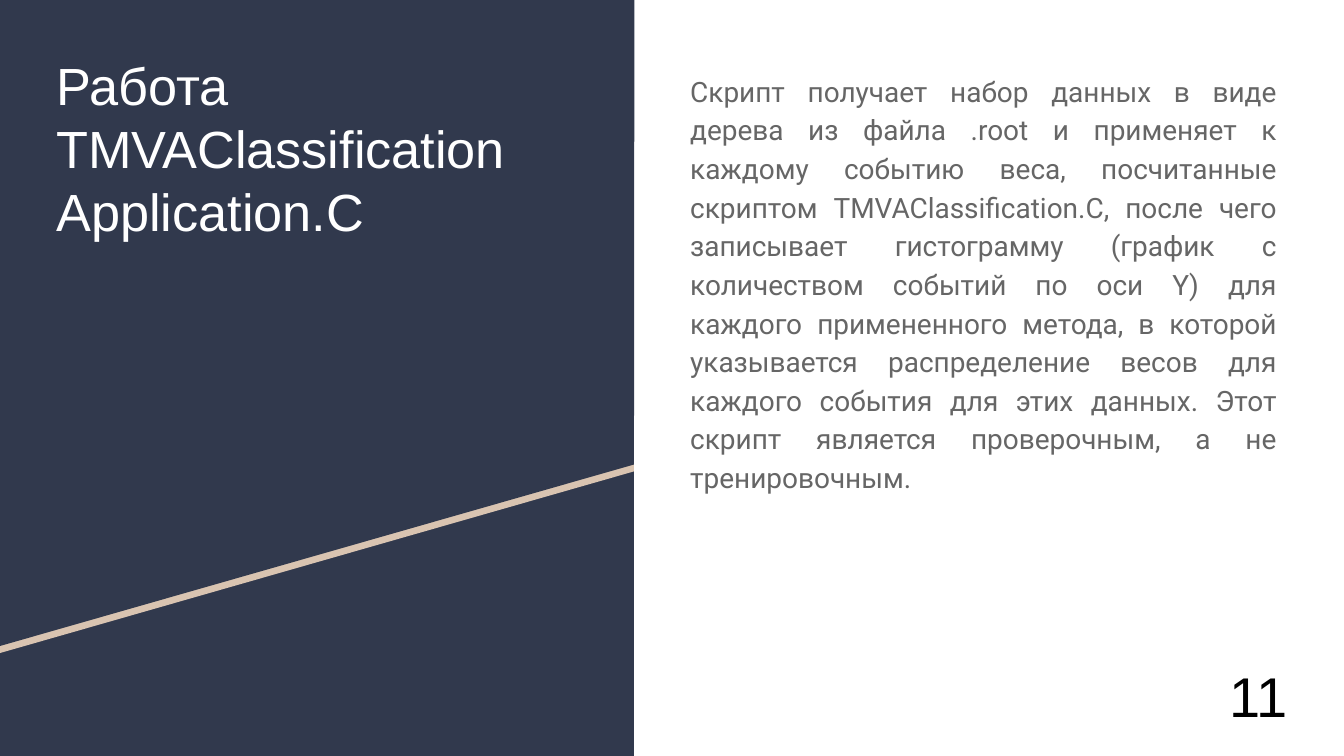
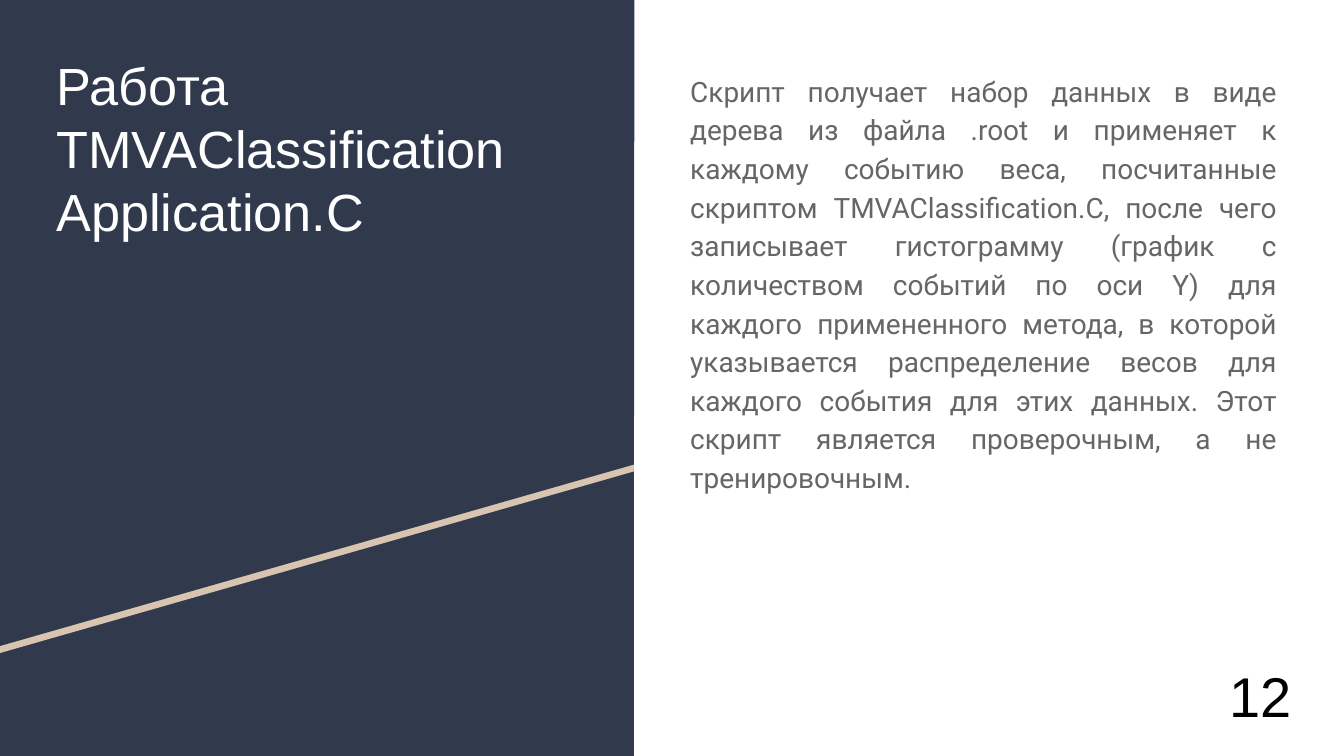
Before and after one commit to AlexanderUzunyan/TestProject, a slide deck: slide 15 of neuro/doc/TMVA.odp (slide 13 before the commit). Drawn at 1344x756 pixels with LibreOffice and Linux fonts; fonts in the diff are those of the drawing. Boxes give left, top, right and bottom in pixels: in the first picture for what was removed or moved away, otherwise in the second. Text is boxed around its words. In the diff, an @@ line names an element or a change of style, - is before the commit and + after.

```diff
--- a/neuro/doc/TMVA.odp
+++ b/neuro/doc/TMVA.odp
@@ title at bbox=[1230, 678, 1292, 717]: text changed @@
-11
+12
```
Also in this commit, not shown: 4 other slides changed, 1 slide added.
